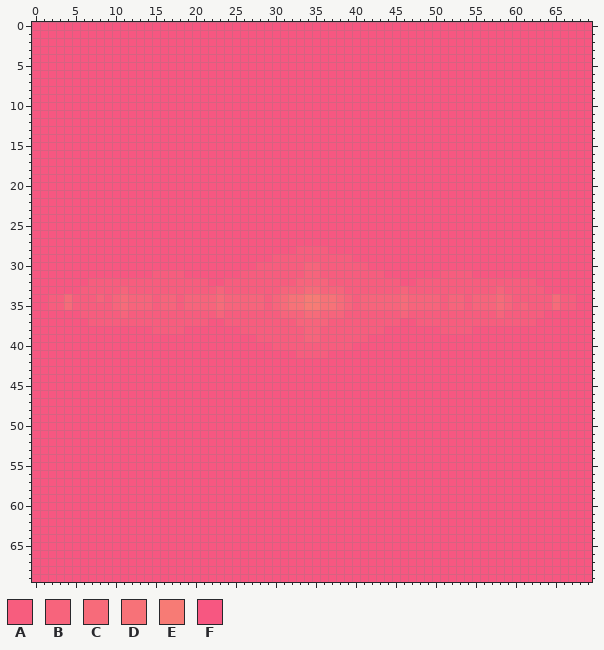
Two versions of one sprite sheet, set2.png. That is the earlier state.
The file is 70x70 pixels. Colours within 5 levels of each other are drawn and written as one.
Palette (. is transparent): A #f75d7e  B #f7647c  C #f76b7a  D #f77278  E #f77b75  F #f75781
New version:
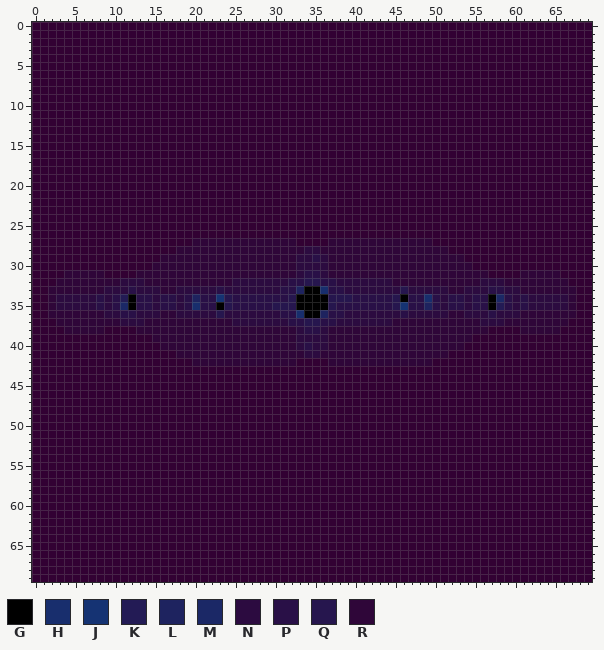
Colours new in this view: G #000000  H #182e6d  J #153373  K #231b55  L #1e235f  M #1b2866  N #2c0b40  P #291047  Q #26164e  R #2f0639
What changed:
colour F: #f75781 -> #320133
Changed rows in their new state; - is a pixel that keeps its letter.
first column x 2:
27 ------------------RRRRRRRRRRRRR----RRRRRRRRRRRRR------------------
28 ----------------RRRRRRRRRRRRRRRRNNRRRRRRRRRRRRRRRR----------------
29 --------------RRRRRRRRRRRRRRRRRNNPNRRRRRRRRRRRRRRRRR--------------
30 -------------RRRRRRRRRRRRRRRRRRNNNNRRRRRRRRRRRRRRRRRR-------------
31 --RRRRR----RRRRRRRRRRRRRRRRRRRRNPPNRRRRRRRRRRRRRRRRRRRR----RRRRR--
32 -RRRRRRRRNNNRRRRRRRRRRRNNNNNNNPPQQPPNNNNNNNRRRRRRRRRRRNNNRRRRRRRR-
33 RRRRRRRNNNPNNNRRNNNNNPNNNNNNNPPLGGHPPNNNNNNNQNNNNNRRNNNPPNNRRRRRRR
34 RNNNNNPNPKGPPNPPNPLPPJQPPPPPPPQGGGGQQQPPPPPQGPPHPNPPNPPGMPNPNNNNNR
35 RNNNNNPNPMGPPNPPNPHPPGQPPPPPQQQGGGGQPPPPPPPQJPPLPNPPNPPGKPNPNNNNNR
36 RRRRRRRNNPPNNNRRNNNNNQNNNNNNNPPHGGLPPNNNNNNNPNNNNNRRNNNPNNNRRRRRRR
37 -RRRRRRRRNNNRRRRRRRRRRRNNNNNNNPPQQPPNNNNNNNRRRRRRRRRRRNNNRRRRRRRR-
38 --RRRRR----RRRRRRRRRRRRRRRRRRRRNPPNRRRRRRRRRRRRRRRRRRRR----RRRRR--
39 -------------RRRRRRRRRRRRRRRRRRNNNNRRRRRRRRRRRRRRRRRR-------------
40 --------------RRRRRRRRRRRRRRRRRNPNNRRRRRRRRRRRRRRRRR--------------
41 ----------------RRRRRRRRRRRRRRRRNNRRRRRRRRRRRRRRRR----------------
42 ------------------RRRRRRRRRRRRR----RRRRRRRRRRRRR------------------
Pixel boxes of the changes (left, top, right, bottom) in both pictures:
changed: (32, 22, 592, 582)
